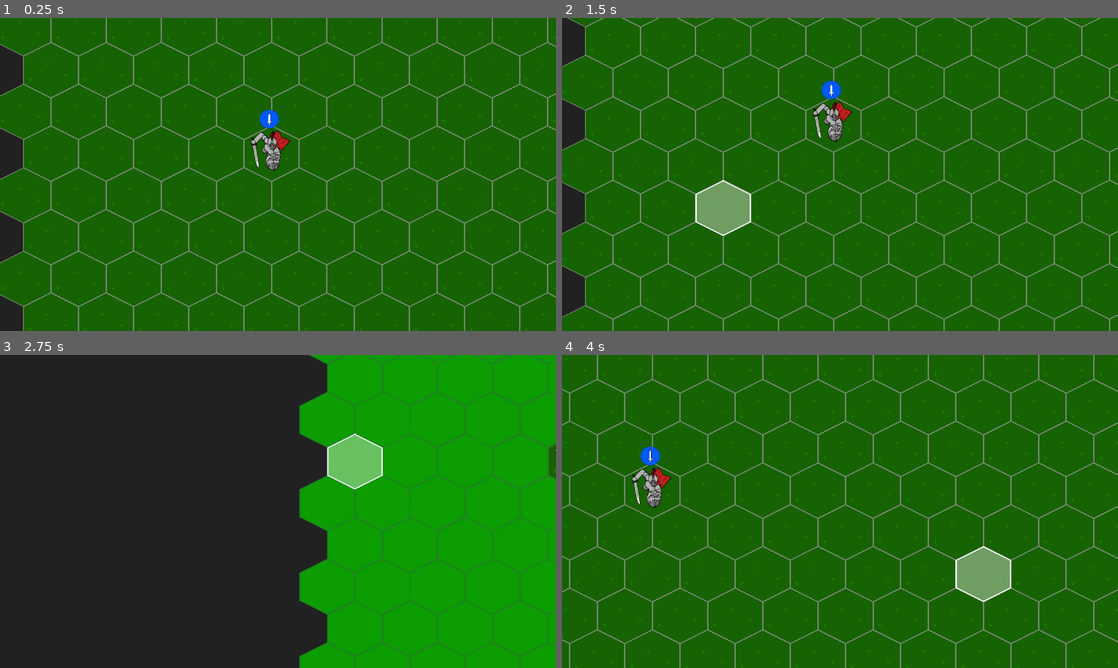
Above: before the commit, frames 1-4 (two rows, left to right).
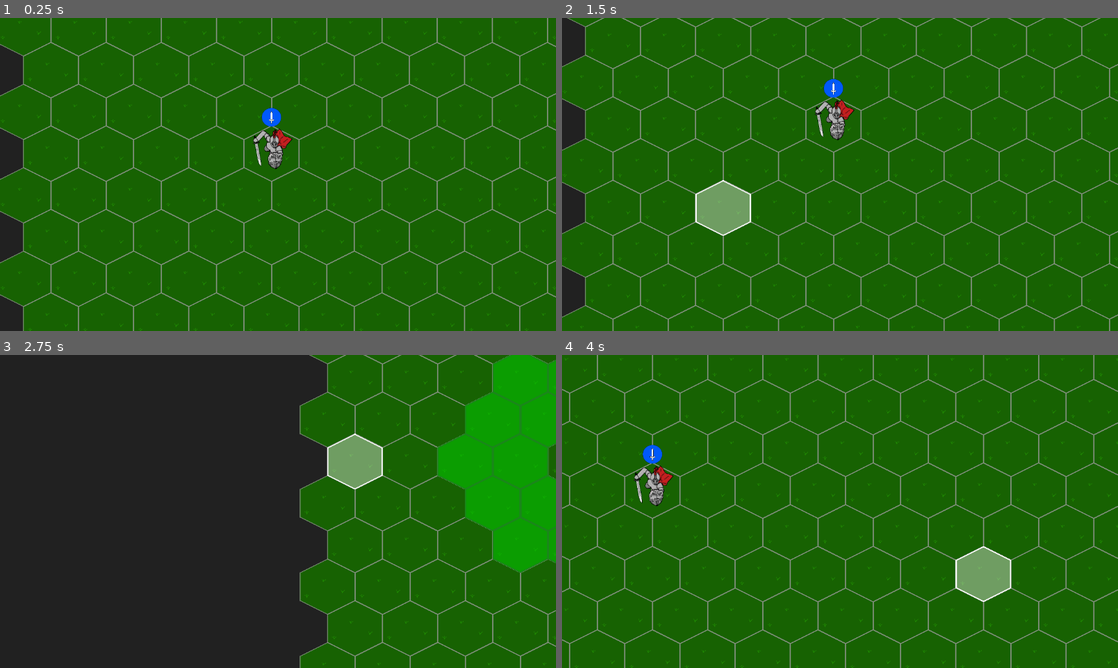
Above: after the commit, the same moments.

Repository: IndecisionGames/Fallen-Realm
Game: Godot game, scene res://Game.tscn
The game is run twice, just before and just after one commit, with the same random seed, the same clock (stepped at 60 frames per second) and the same inputs.
Inputs (mouse positions are in pixels of both pictures, inside the frame that each line leads up to):
- Up to frame 1 (0.25 s): no input
- Up to frame 2 (1.5 s): tap Enter at 0.5 s; move the mouse to (962, 158) at 0.52 s; hold Space (camera_center) 0.53-1.28 s; click (962, 158) at 0.67 s; move the mouse to (728, 190) at 1.27 s; tap Down (camera_down) at 1.35 s; click (728, 190) at 1.42 s
- Up to frame 3 (2.75 s): tap Enter at 2 s; move the mouse to (333, 442) at 2.02 s; hold Left (camera_left) from 2.03 s (still down); click (333, 442) at 2.17 s
- Up to frame 4 (4 s): move the mouse to (812, 574) at 2.77 s; release Left (camera_left) at 2.78 s; tap Middle mouse button (camera_move) at 2.85 s; click (812, 574) at 2.92 s; tap Space (camera_center) at 3.5 s; move the mouse to (1006, 558) at 3.52 s; hold Right (camera_right) from 3.53 s (still down); click (1006, 558) at 3.67 s

The runs differ from the first frame. In frame 1, 0.6% of the frame differs, in the area x 45-53%, y 28-49%; in frame 2, 0.6%; in frame 3, 33%, in the area x 53-100%, y 0-100%; in frame 4, 0.6%.

Commit message:
Fixed A* pathfinding by returning path returned by parent chain instead of just returning closed_list + efficient distance comparisons by using distance_squared() instead of distance()

Diff:
--- a/project.godot
+++ b/project.godot
@@ -63,6 +63,10 @@
  ]
 }
 
+[logging]
+
+file_logging/enable_file_logging=true
+
 [rendering]
 
 environment/default_clear_color=Color( 0.133333, 0.133333, 0.133333, 1 )
--- a/scripts/characters/character.gd
+++ b/scripts/characters/character.gd
@@ -3,7 +3,7 @@
 var green_cell = preload("res://map/CellHighlight.tscn")
 
 var selected = false
-var movement = 10
+var movement = 2
 var current_position;
 var target_position;
 var under_mouse = false;
@@ -24,11 +24,12 @@
 func _ready():
 	add_to_group("characters")
 	current_position = Grid.world_to_map(global_position)
+	global_position = Grid.map_to_world_fixed(current_position)
 
 func _process(delta):
 	check_under_mouse()
 	if moving:
-		if in_range():
+		if in_range(delta):
 			movement_vec = Vector2(0,0)
 			if next_cell == final_cell:
 				moving = false
@@ -44,9 +45,11 @@
 	character_sprite.look_at(Grid.map_to_world_fixed(next_cell))
 	character_sprite.rotate(deg2rad(-90))
 
-func in_range():
+func in_range(delta):
+	if(movement_vec.length_squared() == 0):
+		return true
 	var offset = Grid.map_to_world_fixed(next_cell) - global_position
-	if offset.length() < 10:
+	if offset.length_squared() < 2 * (movement_vec * move_speed * delta).length_squared():
 		set_global_position(Grid.map_to_world_fixed(next_cell))
 		current_position = next_cell
 		return true
@@ -72,6 +75,7 @@
 	cancel()
 
 func move_to(cell):
+	path = []
 	final_cell = cell
 	path = Grid.get_movement_path(current_position, target_position)
 	go_to_next_cell()
--- a/scripts/map/Grid.gd
+++ b/scripts/map/Grid.gd
@@ -38,6 +38,9 @@
 func distance(cell1, cell2):
 	return map_to_world_fixed(cell1).distance_to(map_to_world_fixed(cell2))
 
+func distance_squared(cell1, cell2):
+	return map_to_world_fixed(cell1).distance_squared_to(map_to_world_fixed(cell2))
+
 func initialise_cells():
 	for x in range(0, grid_size.x + 1):
 		for y in range(0, grid_size.y + 1):
@@ -50,6 +53,7 @@
 func a_star(start, end):
 	var open_list = []
 	var closed_list = []
+	var path = []
 
 	var first = cells[start]
 	first.g = 0
@@ -63,24 +67,30 @@
 		iterations += 1
 		open_list.sort_custom(cell_class.Cell, "sort_ascending")
 		var current = open_list.pop_front()
+		closed_list.append(current)
 		if current.position == end:
-			closed_list.append(current)
 			return closed_list
 		var neighbours = get_neighbours(current, end)
 		for n in neighbours:
 			var ignore = false
 			for i in range(0, open_list.size()):
 				if n.position == open_list[i].position:
-					if open_list[i].f <= n.f:
+					if open_list[i].g <= n.g:
 						ignore = true
 			for j in range(0, closed_list.size()):
 				if n.position == closed_list[j].position:
-					if closed_list[j].f <= n.f:
-						ignore = true
+					ignore = true
 			if not ignore:
 				open_list.append(n)
-		closed_list.append(current)
-	return closed_list
+
+	var temp = closed_list.back()
+	if temp.position != end:
+		return []
+
+	while temp.position != start.position:
+		path.push_front(temp)
+		temp = temp.parent
+	return path
 
 func get_neighbours(current, end):
 	var neighbours = []
@@ -93,7 +103,7 @@
 					var neighbour = cells[cell]
 					neighbour.parent = current
 					neighbour.g = current.g + dist
-					neighbour.h = distance(cell, end)
+					neighbour.h = distance_squared(cell, end)
 					neighbour.f = neighbour.g + neighbour.h
 					neighbours.append(neighbour)
 	return neighbours
